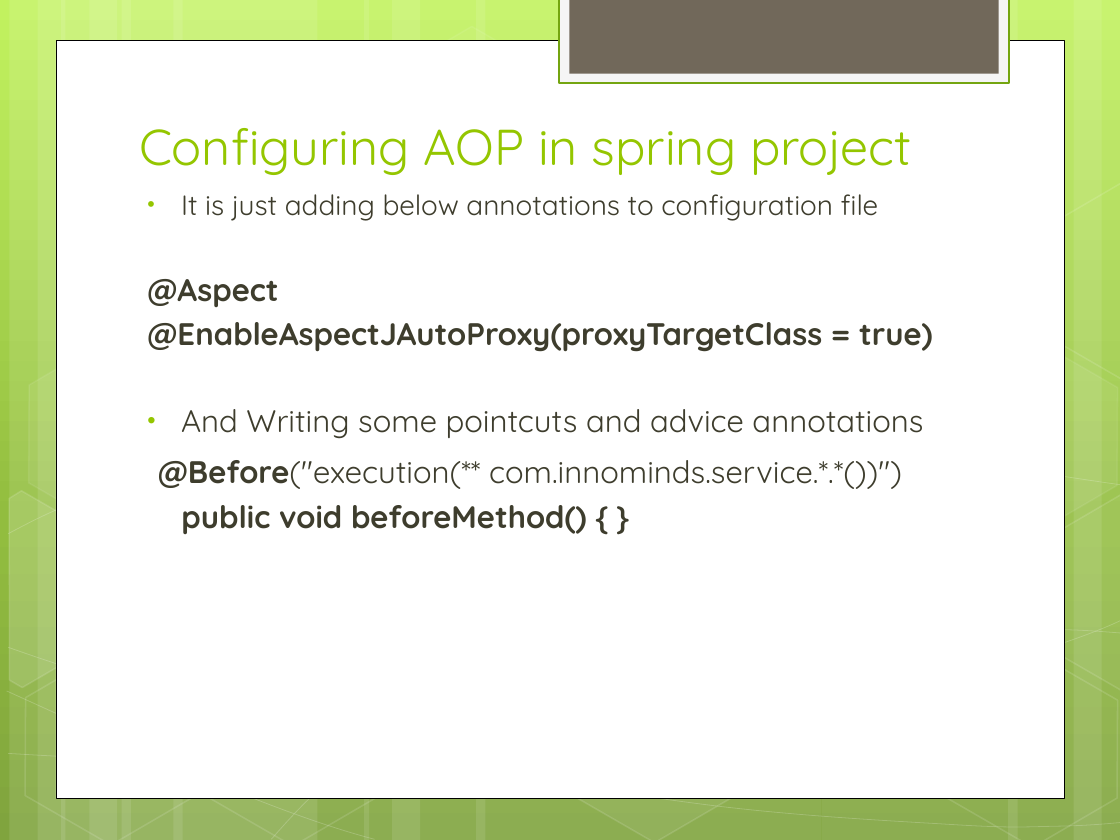
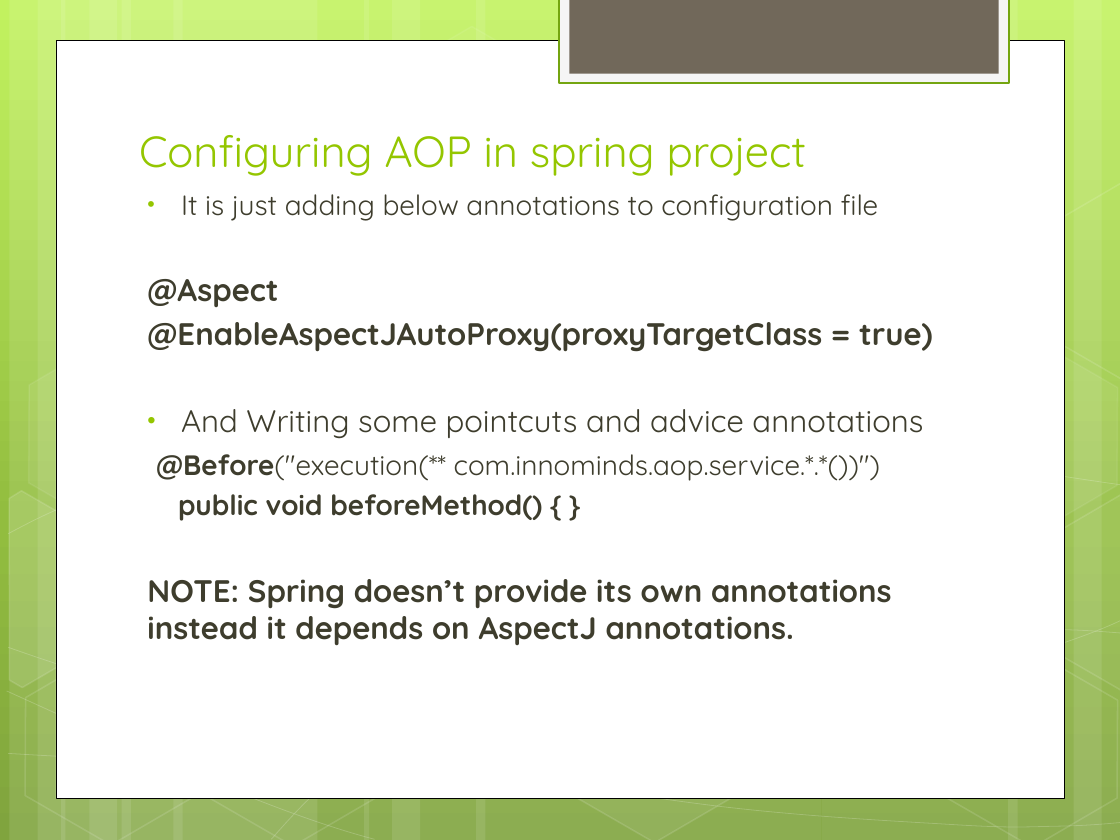
Before and after one commit to IPython-Learn/spring-java-training, a slide deck: slide 14 of SpringJavaTraining.pptx (slide 11 before the commit). Drawn at 1120x840 pixels with LibreOffice and Linux fonts; fonts in the diff are those of the drawing. Boxes give left, top, right and bottom in pixels: in the first picture for what was removed or moved away, otherwise in the second. Text is boxed around its words. In the diff, an @@ line names an element or a change of style, - is before the commit and + after.

Commit message:
spring core java based config

```diff
--- a/SpringJavaTraining.pptx
+++ b/SpringJavaTraining.pptx
@@ title "Configuring AOP in spring project" at (139, 135, 807, 176): size 32.4 to 28 pt @@
@@ text at (156, 454, 880, 481): text changed; size 20 to 18 pt @@
-@Before("execution(** com.innominds.service.*.*())")
+@Before("execution(** com.innominds.aop.service.*.*())")
@@ text at (178, 494, 542, 521): size 20 to 18 pt in "public void beforeMethod() { }" @@
@@ text at (147, 579, 892, 645): paragraph added @@
+NOTE: Spring doesn’t provide its own annotations instead it depends on AspectJ annotations.
```
Also in this commit, not shown: 4 other slides changed, 10 slides added, 3 slides removed, 38 other files.
